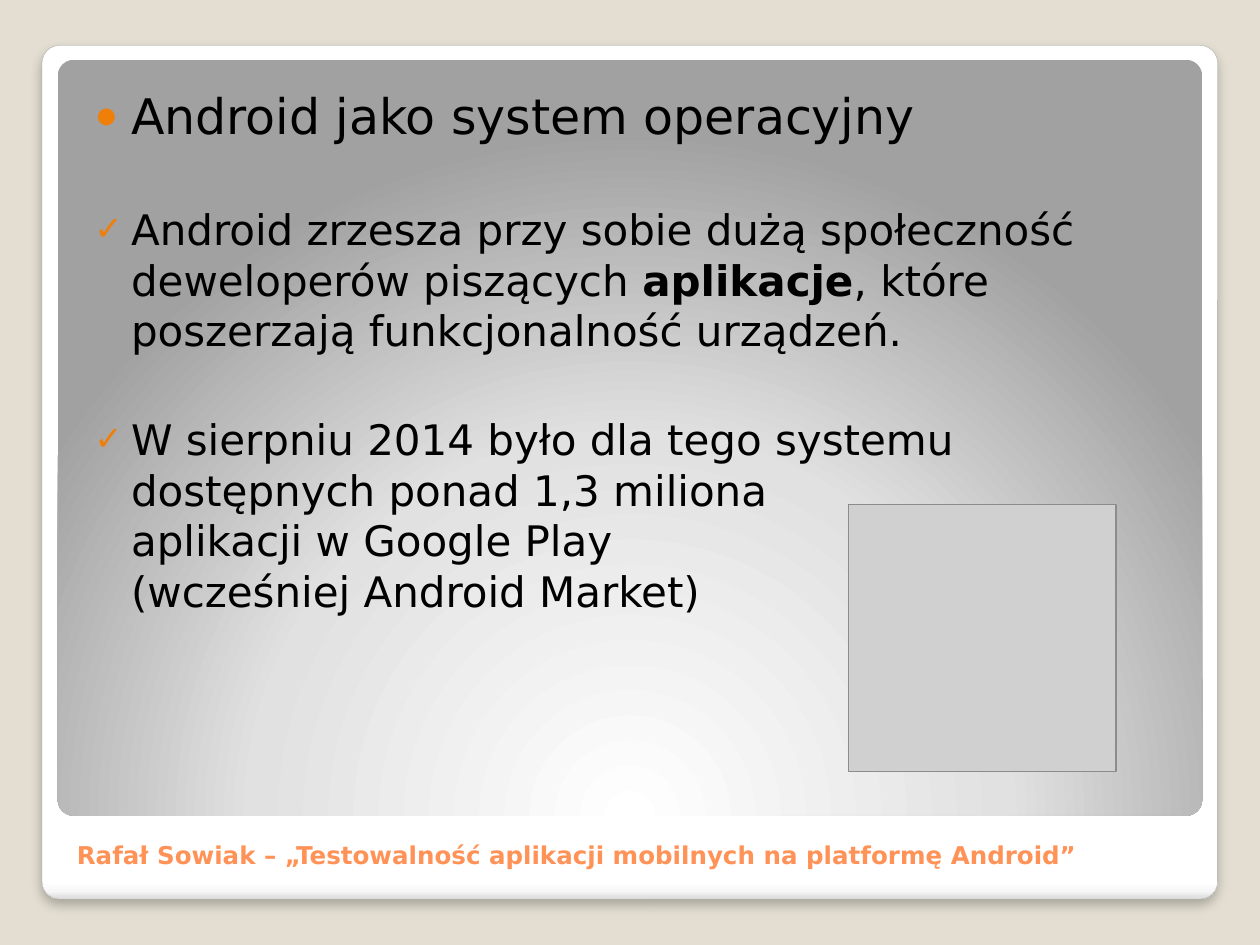
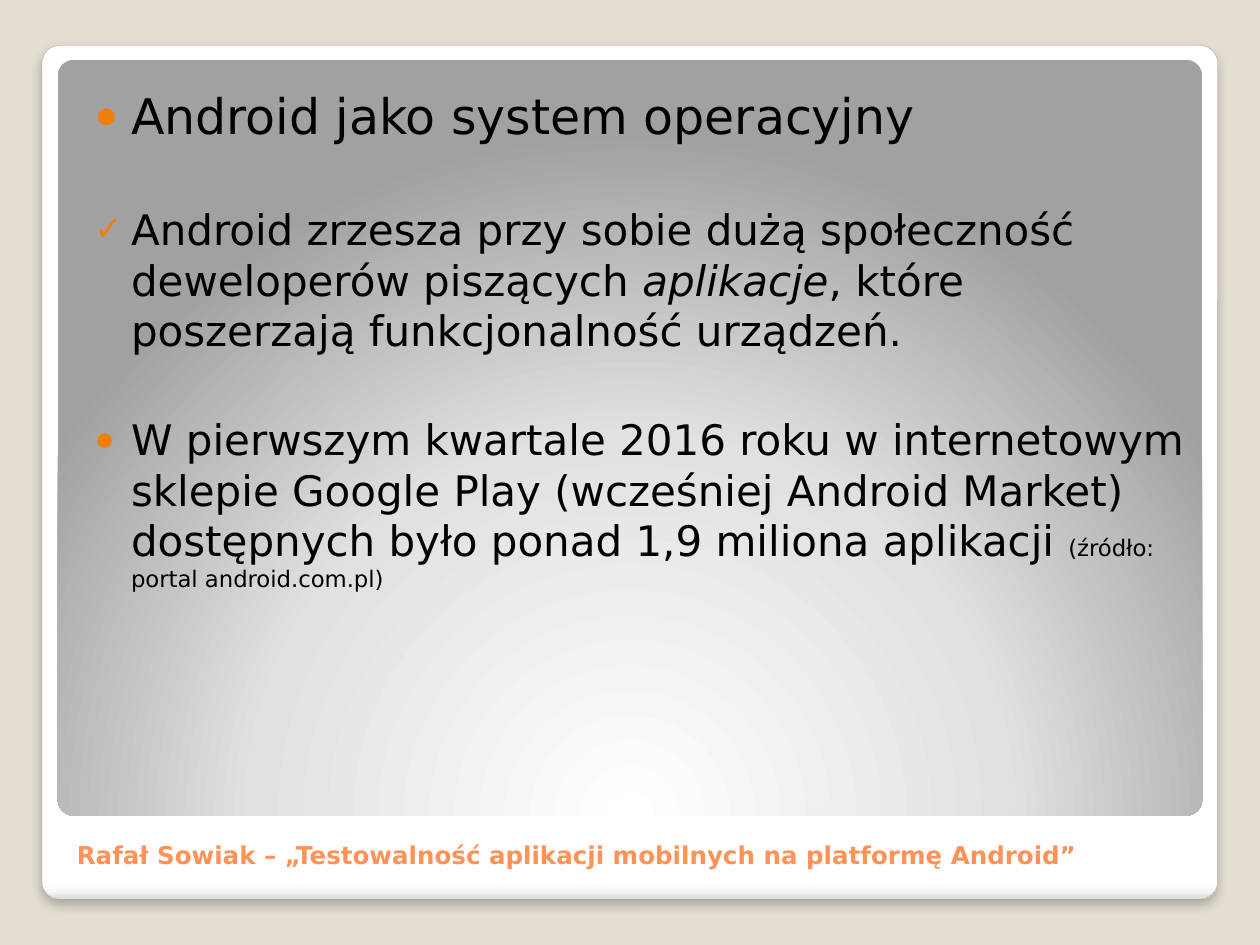
Before and after one commit to adventurewrites/mgr_info, a slide deck: slide 5 of praca_dyplomowa.pptx. Drawn at 1260x945 pixels with LibreOffice and Linux fonts; fonts in the diff are those of the drawing; grey boxes stand for pictures. Boxes give left, top, right and bottom in pixels: in the first picture for what was removed or moved away, otherwise in the second. Text is boxed around its words. In the diff, an @@ line names an element or a change of style, - is before the commit and + after.

```diff
--- a/praca_dyplomowa.pptx
+++ b/praca_dyplomowa.pptx
@@ text at [131,211,1074,355]: bold off, italic on in "aplikacje," @@
@@ text at [131,423,1184,592]: text changed @@
-✓ W sierpniu 2014 było dla tego systemu dostępnych ponad 1,3 miliona
-  aplikacji w Google Play
-  (wcześniej Android Market)
+● W pierwszym kwartale 2016 roku w internetowym sklepie Google Play (wcześniej Android Market) dostępnych było ponad 1,9 miliona aplikacji (źródło: portal android.com.pl)
@@ picture removed at [848,504,1116,771] @@
```
Also in this commit, not shown: 10 other slides changed, 4 slides added, 6 slides removed, 5 other files.
